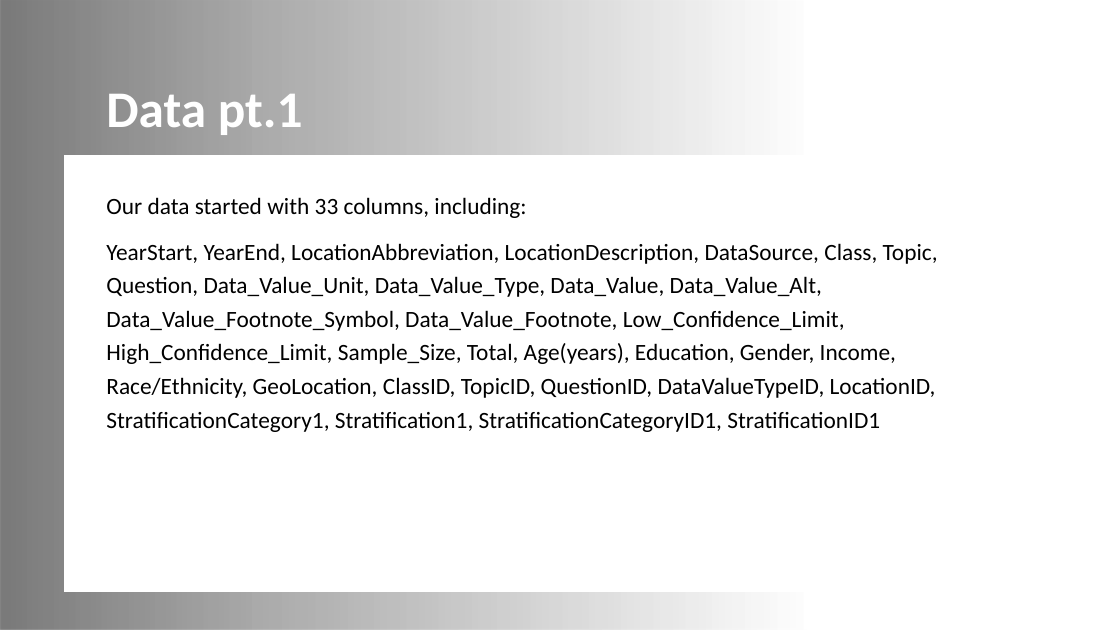
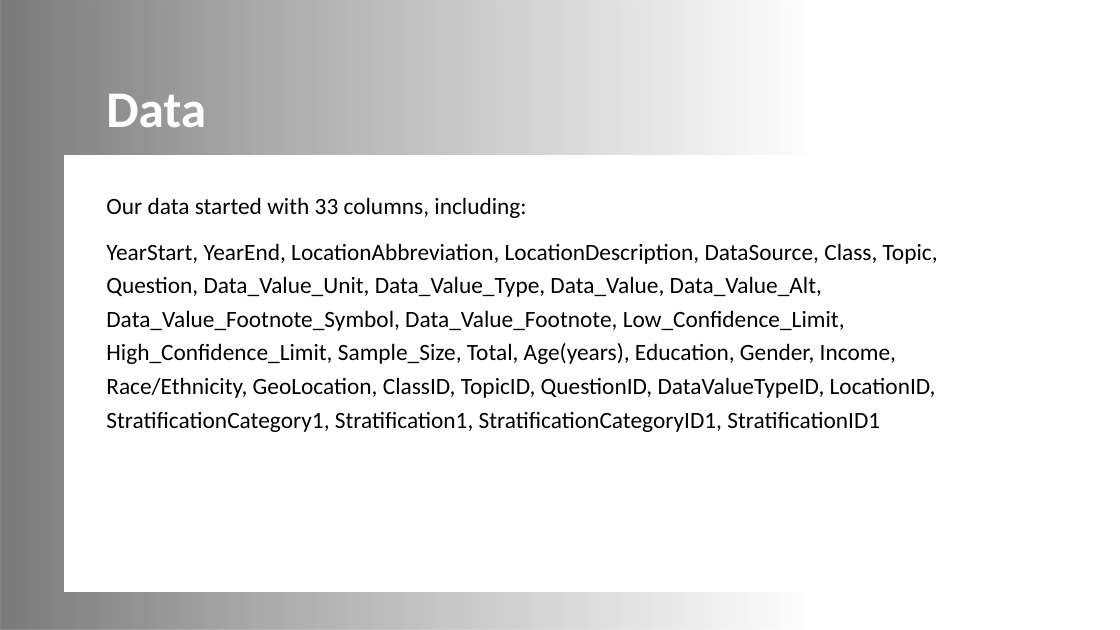
Before and after one commit to HudsonIAState/DS202Final, a slide deck: slide 3 of American Health Final Presentation DS202.pptx. Drawn at 1120x630 pixels with LibreOffice and Linux fonts; fonts in the diff are those of the drawing; background and template pictures are left out. Boxes give left, top, right and bottom in pixels: in the first picture for what was removed or moved away, otherwise in the second. Text is boxed around its words. In the diff, an @@ line names an element or a change of style, - is before the commit and + after.

```diff
--- a/American Health Final Presentation DS202.pptx
+++ b/American Health Final Presentation DS202.pptx
@@ title at (106,94,206,127): text changed @@
-Data pt.1
+Data
```
Also in this commit, not shown: 4 other slides changed, 1 other file.
